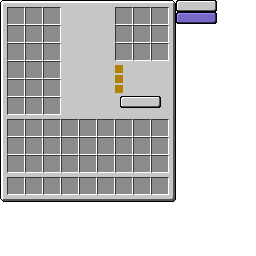
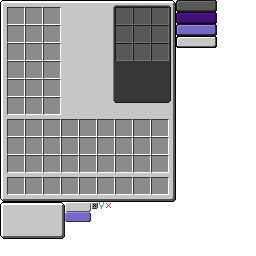
The second 256×256 image is a revision of the first. Changes to its layers:
hid "Слой #2", painted on it over box(113, 36, 163, 108)
painted on "anvil.png" over box(0, 0, 217, 239)
